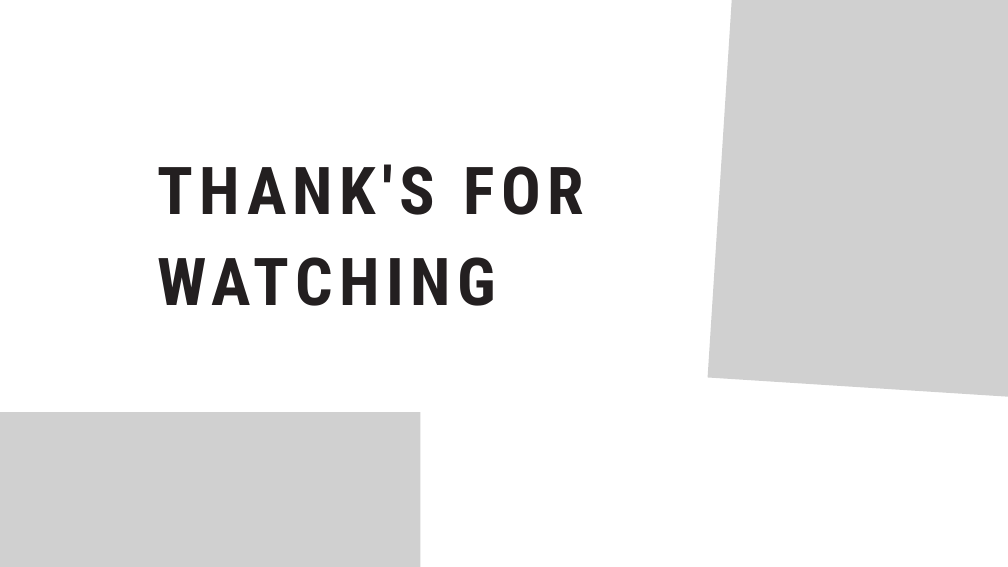
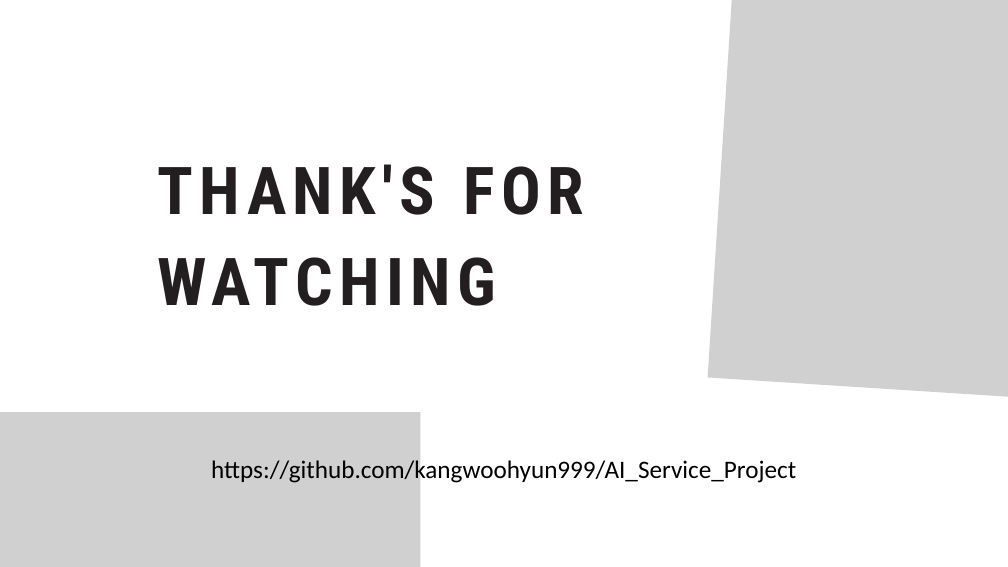
Before and after one commit to kangwoohyun999/AI_Service_Project, a slide deck: slide 12 of doc/최종발표/최종발표.pptx. Drawn at 1008x567 pixels with LibreOffice and Linux fonts; fonts in the diff are those of the drawing; grey boxes stand for pictures; background and template pictures are left out. Boxes give left, top, right and bottom in pixels: in the first picture for what was removed or moved away, otherwise in the second. Text is boxed around its words. In the diff, an @@ line names an element or a change of style, - is before the commit and + after.

```diff
--- a/doc/최종발표/최종발표.pptx
+++ b/doc/최종발표/최종발표.pptx
@@ text added at [211,458,796,485], 18 pt, text #000000 @@
+https://github.com/kangwoohyun999/AI_Service_Project
```
Also in this commit, not shown: 1 other file.
